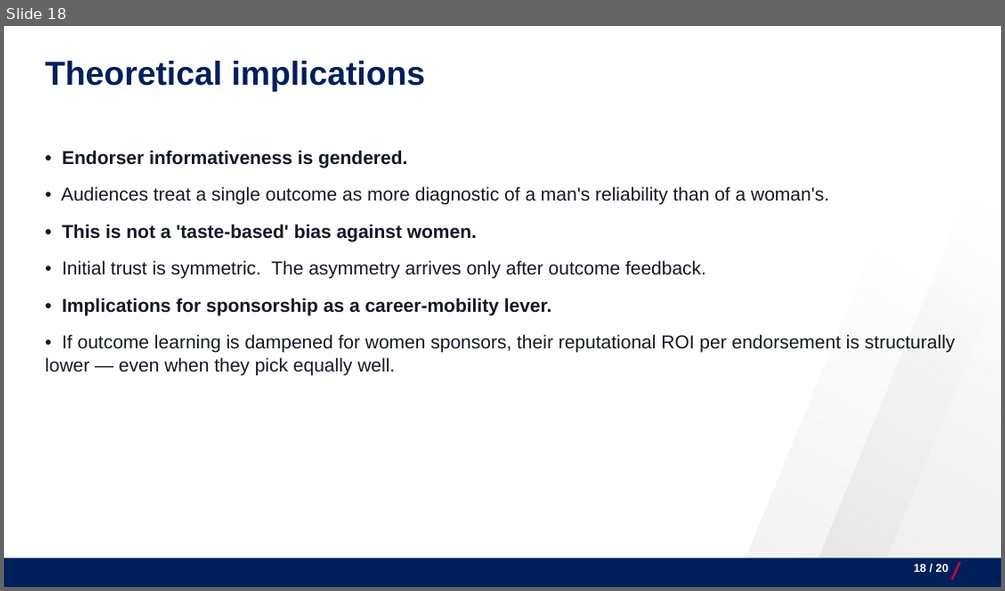
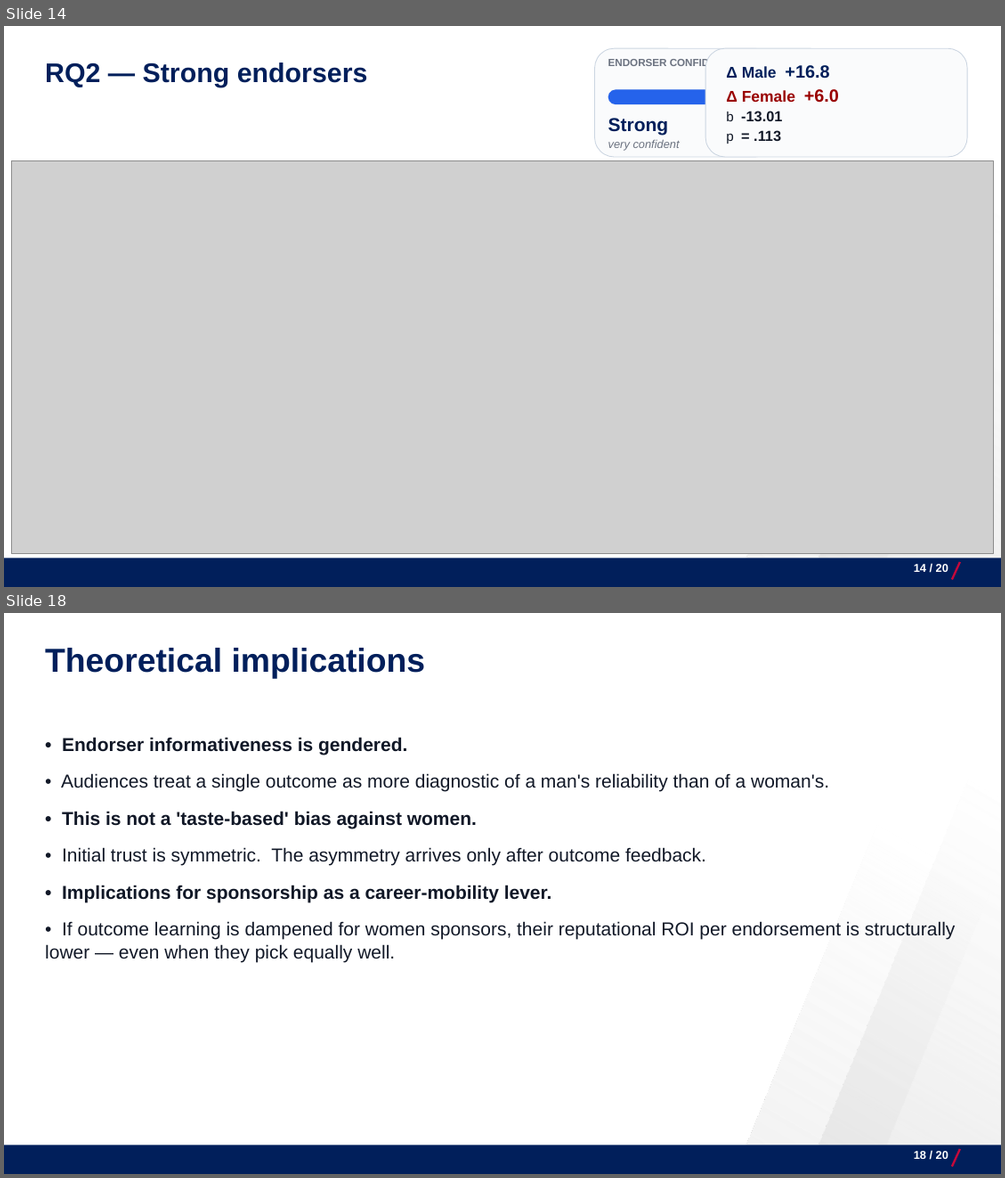
Before and after one commit to josecerv/sponsorship-network, a slide deck: docs/UChicago-0410.pptx. Shown one above the other, each under a label of ours: slide 18 before the commit, slides 14 and 18 after it; the slides between them are not shown. The pictures are 1005x591 and 1005x1178 pixels, drawn with LibreOffice and Linux fonts; fonts in the diff are those of the drawing; grey boxes stand for pictures; background and template pictures are left out. Boxes give left, top, right and bottom in pixels: in the first picture for what was removed or moved away, otherwise in the second. Text is boxed around its words. In the diff, an @@ line names an element or a change of style, - is before the commit and + after.

```diff
--- a/docs/UChicago-0410.pptx
+++ b/docs/UChicago-0410.pptx
@@ slide 14 added at [4, 26, 1001, 587], background #FFFFFF; not listed: 4 template elements that a slide beside it also shows @@
@@ rounded rectangle added at [595, 48, 774, 157], fill #FAFBFC, outline #CBD5E1 0.75 pt @@
@@ rounded rectangle added at [705, 48, 967, 157], fill #FAFBFC, outline #CBD5E1 0.75 pt, 15 pt, text #111827, bold @@
+Δ Male +16.8
+Δ Female +6.0
+b -13.01
+p = .113
@@ text added at [45, 62, 368, 87], 26 pt, text #011F5B, bold @@
+RQ2 — Strong endorsers
@@ text added at [608, 59, 738, 69], 10 pt, text #6B7280, bold @@
+ENDORSER CONFIDENCE
@@ rounded rectangle added at [608, 89, 760, 104], fill #E5E7EB @@
@@ rounded rectangle added at [608, 89, 737, 104], fill #2563EB @@
@@ text added at [608, 118, 669, 135], 18 pt, text #011F5B, bold @@
+Strong
@@ text added at [608, 139, 680, 151], 11 pt, text #6B7280, italic @@
+very confident
@@ picture added at [11, 160, 993, 553] @@
@@ text added at [914, 564, 948, 572], 11 pt, text #FFFFFF, bold @@
+14 / 20
```
Also in this commit, not shown: 1 slide changed, 2 other slides added, 3 slides removed, 12 other files.
